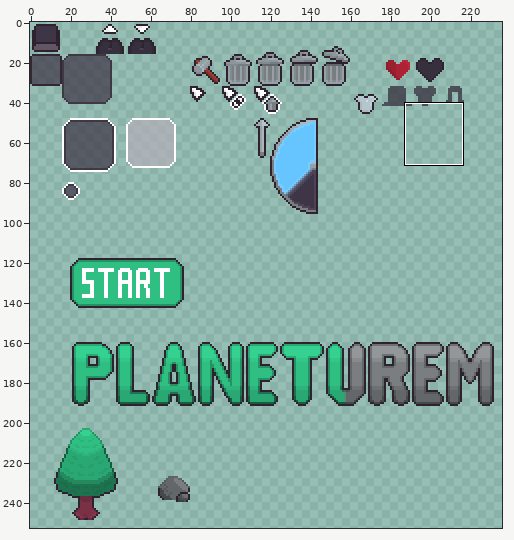
A sprite sheet gets an edit: assets/Textures/UI.png. Above, an overview of the earlier version with the close-up marked.
Close-up. The starting point:
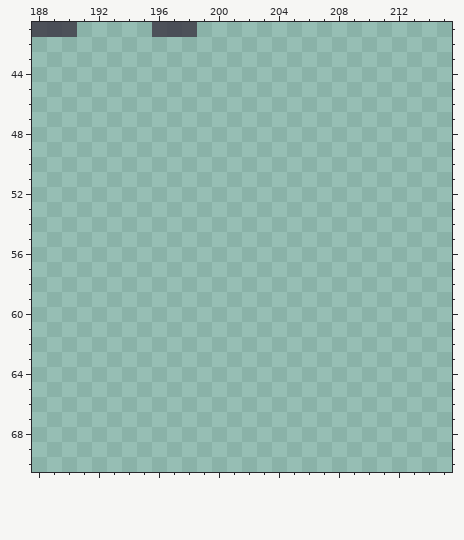
The file is 256x256 pixels. Colours within 5 levels of each other are drawn and written as one. Shown: x 188..215, y 41..70. The wide view leaves out empty margins.
The same view after the edit:
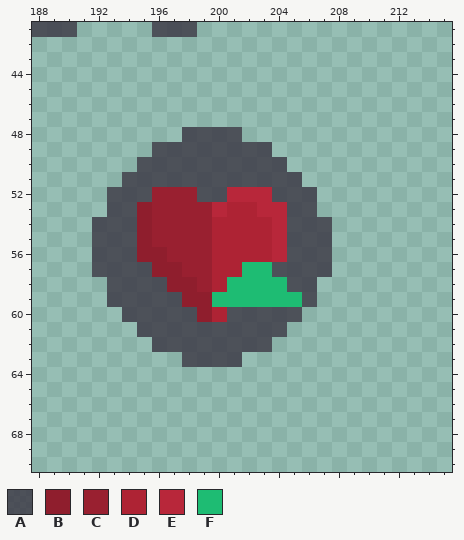
Palette (. is transparent): A #362f3dc2  B #8f1e2d  C #992030  D #ae2334  E #b8273a  F #1ebc73
What changed:
Colour A now appears in row 48 at x 198 to 201; in row 49 at x 196 to 203; in row 50 at x 195 to 204; in row 51 at x 194 to 205; in row 52 at x 193 to 195, 199 to 200 and 204 to 206; in row 53 at x 193 to 194 and 205 to 206.
Colour A now appears in rows 54 to 56 at x 192 to 194 and 205 to 207; in row 57 at x 192 to 195 and 204 to 207; in row 58 at x 193 to 196 and 205 to 206; in row 59 at x 193 to 197 and 206; in row 60 at x 194 to 198 and 201 to 205; in row 61 at x 195 to 204.
Colour A now appears in row 62 at x 196 to 203; in row 63 at x 198 to 201.
Colour B now appears in rows 53 to 55 at x 195; in row 56 at x 195 to 196; in row 57 at x 196 to 197; in row 58 at x 197 to 198; in row 59 at x 198 to 199; in row 60 at x 199.
Colour C now appears in row 52 at x 196 to 198; in rows 53 to 55 at x 196 to 199; in row 56 at x 197 to 199; in row 57 at x 198 to 199; in row 58 at x 199.
Colour D now appears in row 53 at x 201 to 202; in rows 54 to 56 at x 200 to 203; in row 57 at x 200 to 201; in row 58 at x 200; in row 60 at x 200.
Colour E now appears in row 52 at x 201 to 203; in row 53 at x 200 and 203 to 204; in rows 54 to 56 at x 204.
Colour F now appears in row 57 at x 202 to 203; in row 58 at x 201 to 204; in row 59 at x 200 to 205.
Boxes around the changes in both close-ups, in picture pixels (x1, y1, x2, y2):
added: (92, 127, 332, 367)
